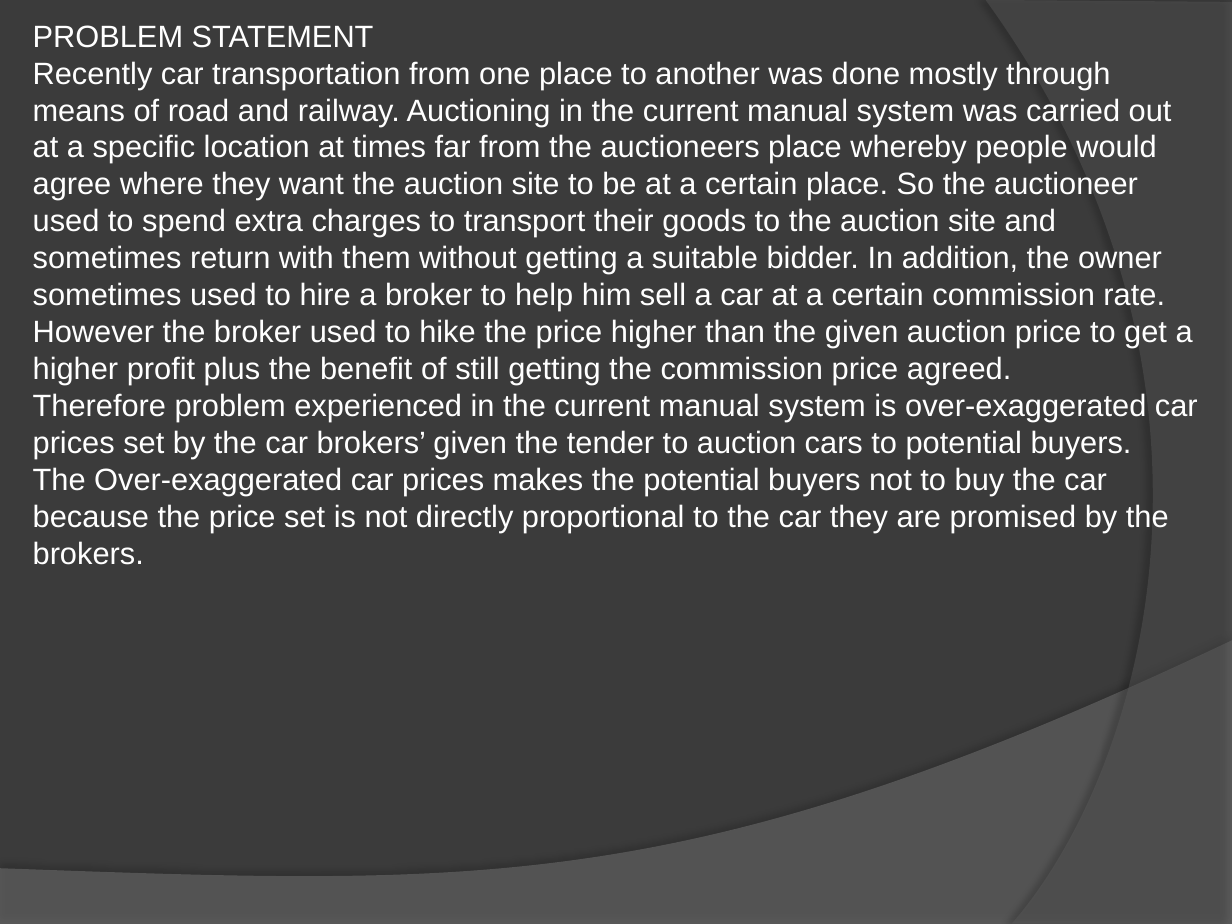
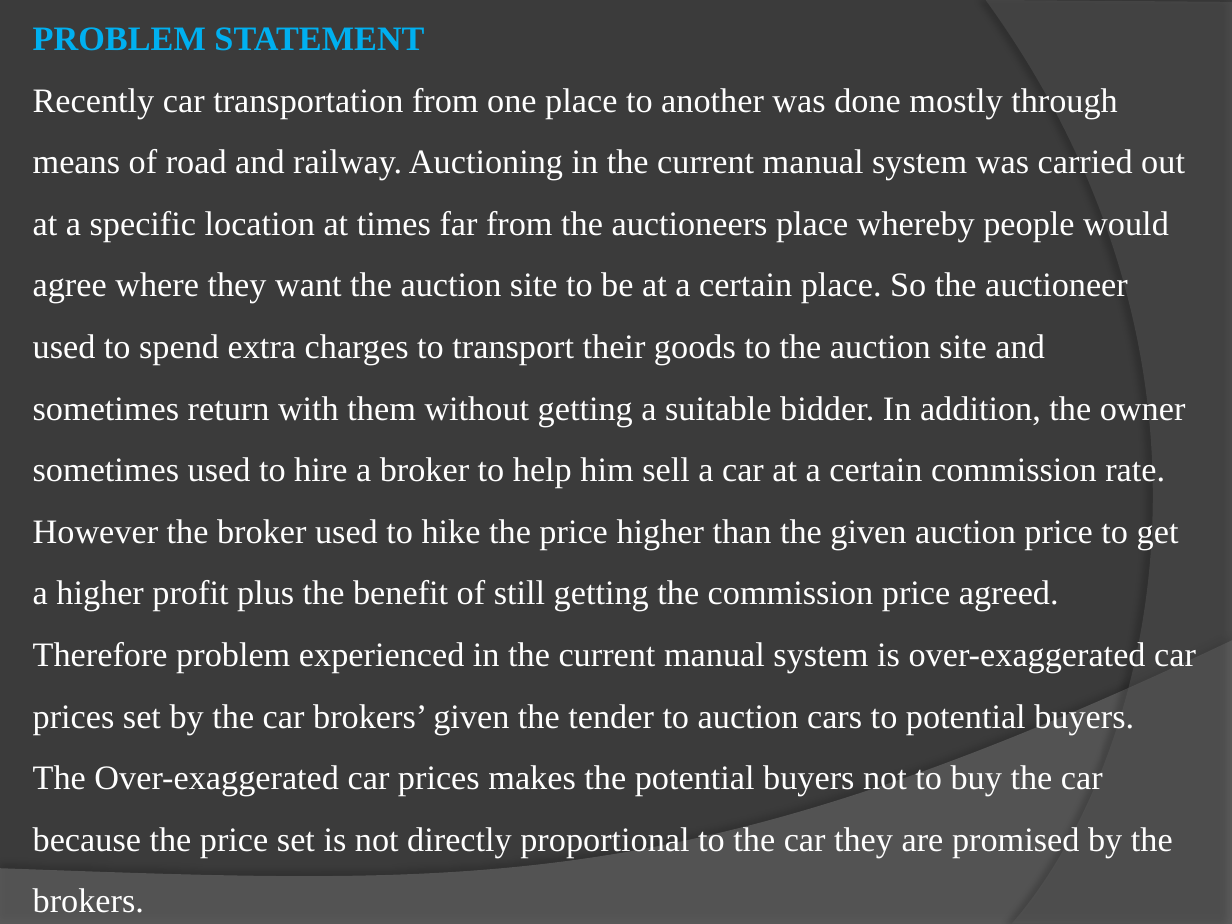
Before and after one commit to NickBwalley/Online-Car-Auctioning-System-Documentation, a slide deck: slide 2 of OCAS/Nicholas Bwalley_PowerPoint_122790.pptx. Drawn at 1232x924 pixels with LibreOffice and Linux fonts; fonts in the diff are those of the drawing. Boxes give left, top, right and bottom in pixels: in the first picture for what was removed or moved away, otherwise in the second. Text is boxed around its words. In the diff, an @@ line names an element or a change of style, - is before the commit and + after.

```diff
--- a/OCAS/Nicholas Bwalley_PowerPoint_122790.pptx
+++ b/OCAS/Nicholas Bwalley_PowerPoint_122790.pptx
@@ text "PROBLEM STATEMENT" at box(33, 27, 1196, 913): size 18 to 20 pt, font Arial to Times New Roman; text colour #FFFFFF to #00B0F0, bold on in "PROBLEM STATEMENT"; line spacing 1 to 1.5 @@
```
Also in this commit, not shown: 8 other slides changed.
